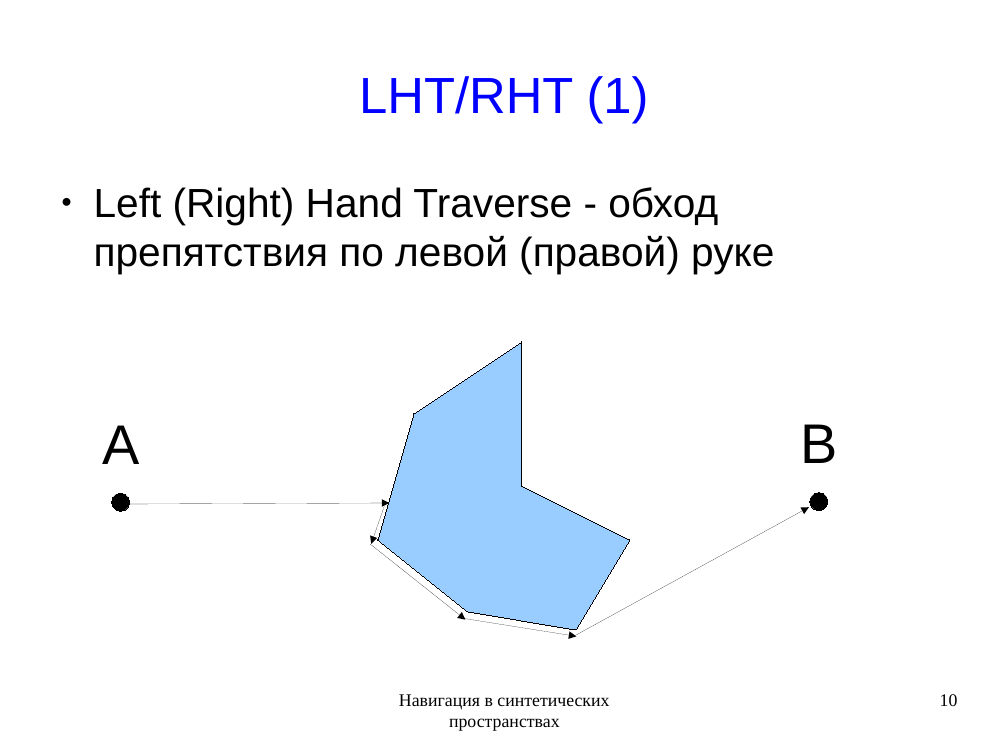
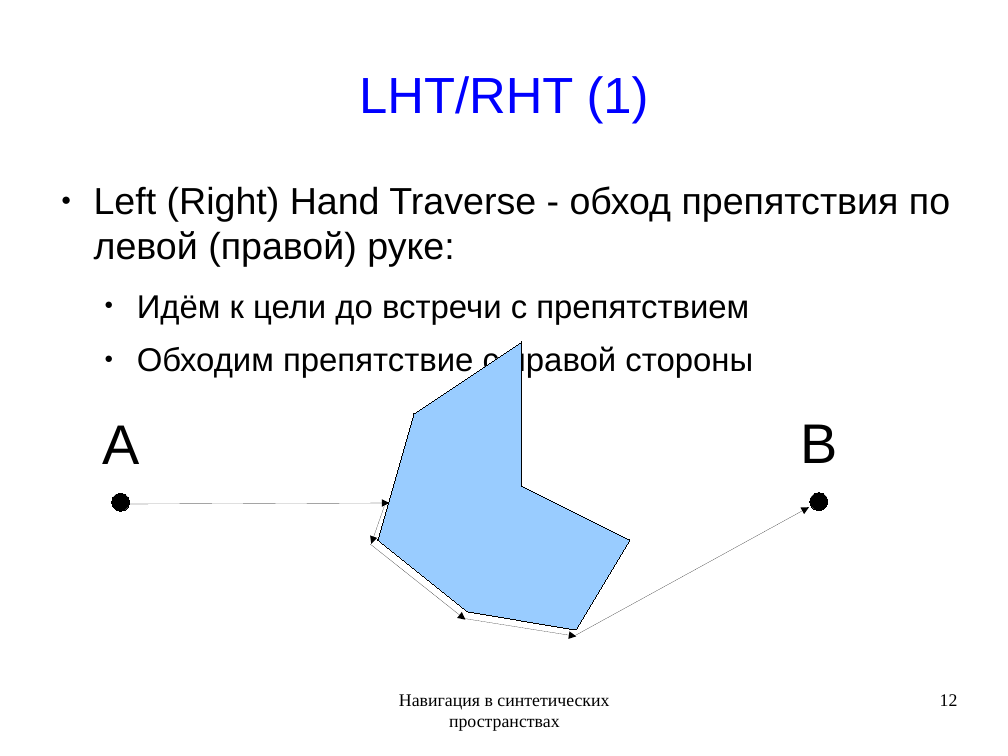
Before and after one commit to rutsky/semester09, a slide deck: slide 12 of Artificial_intelligence/Navigation_in_synthetic_space/50572_Rutsky_Navigation_in_synthetic_space.odp (slide 10 before the commit). Drawn at 1008x756 pixels with LibreOffice and Linux fonts; fonts in the diff are those of the drawing. Boxes give left, top, right and bottom in pixels: in the first picture for what was removed or moved away, otherwise in the second. Text is boxed around its words. In the diff, an @@ line names an element or a change of style, - is before the commit and + after.

```diff
--- a/Artificial_intelligence/Navigation_in_synthetic_space/50572_Rutsky_Navigation_in_synthetic_space.odp
+++ b/Artificial_intelligence/Navigation_in_synthetic_space/50572_Rutsky_Navigation_in_synthetic_space.odp
@@ text at bbox=[94, 186, 950, 378]: text changed; size 32 to 25.9 pt @@
-● Left (Right) Hand Traverse - обход препятствия по левой (правой) руке
+● Left (Right) Hand Traverse - обход препятствия по левой (правой) руке:
+  ● Идём к цели до встречи с препятствием
+  ● Обходим препятствие с правой стороны
@@ page number at bbox=[940, 694, 958, 706]: text changed @@
-10
+12
```
Also in this commit, not shown: 19 other slides changed, 4 slides added.
